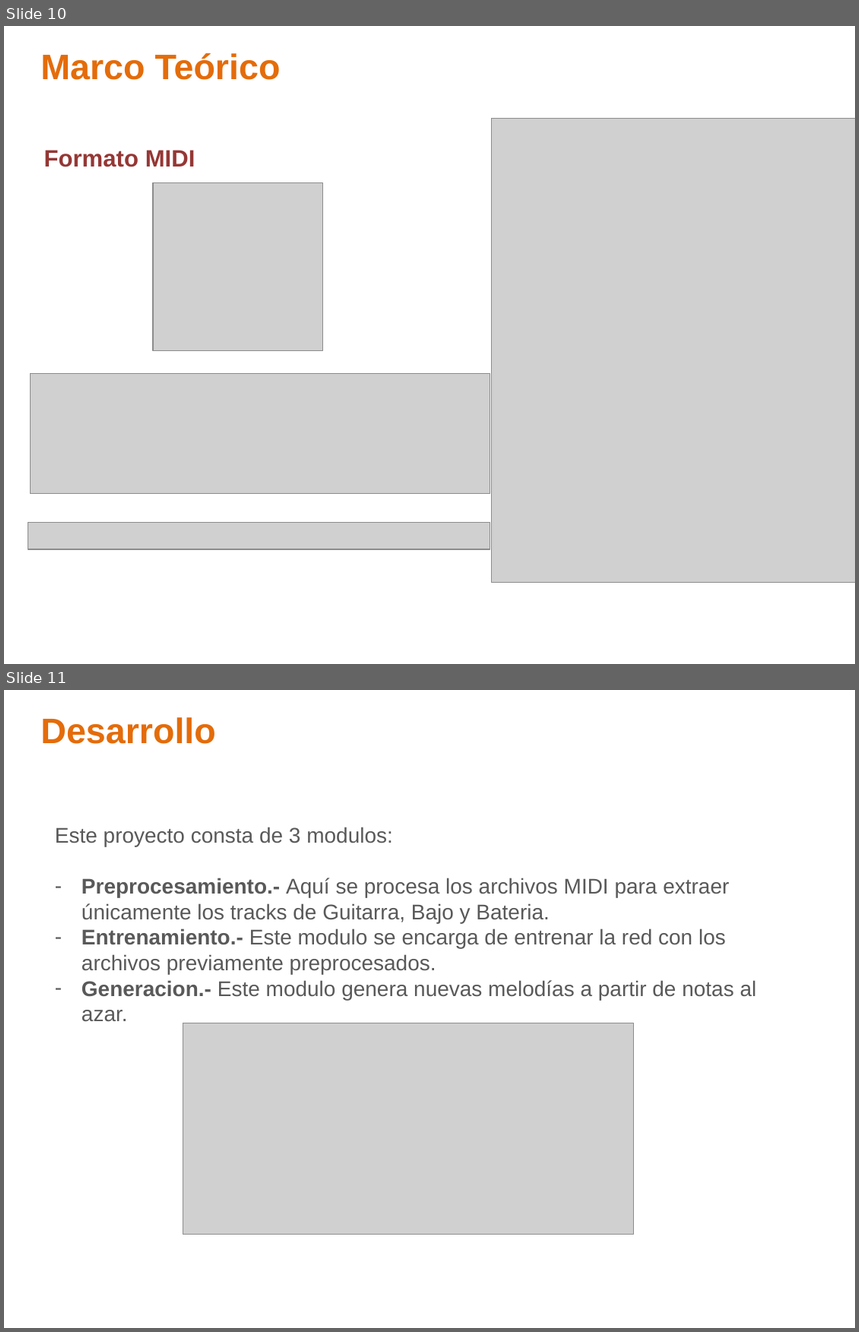
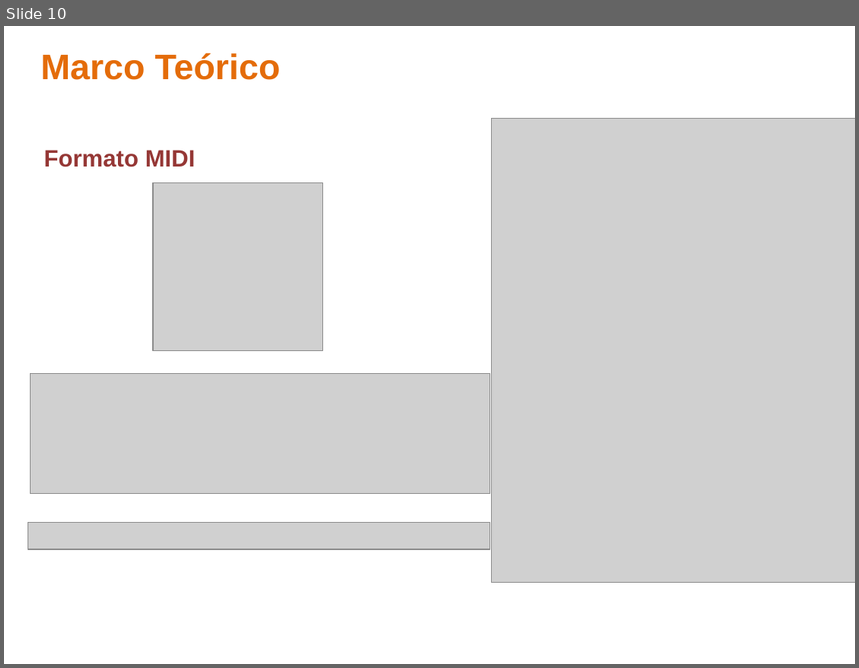
Before and after one commit to ealn/Tesis, a slide deck: Presentacion.pptx. Shown one above the other, each under a label of ours: slides 10 and 11 before the commit, slide 10 after it. The pictures are 859x1332 and 859x668 pixels, drawn with LibreOffice and Linux fonts; fonts in the diff are those of the drawing; grey boxes stand for pictures; background and template pictures are left out. Boxes give left, top, right and bottom in pixels: in the first picture for what was removed or moved away, otherwise in the second. Text is boxed around its words. In the diff, an @@ line names an element or a change of style, - is before the commit and + after.

```diff
--- a/Presentacion.pptx
+++ b/Presentacion.pptx
@@ slide 11 removed at (4,690,855,1328), background picture (left out) @@
@@ text removed at (40,717,216,744) @@
-Desarrollo
@@ text removed at (55,827,757,1022) @@
-Este proyecto consta de 3 modulos:
-– Preprocesamiento.- Aquí se procesa los archivos MIDI para extraer únicamente los tracks de Guitarra, Bajo y Bateria.
-– Entrenamiento.- Este modulo se encarga de entrenar la red con los archivos previamente preprocesados.
-– Generacion.- Este modulo genera nuevas melodías a partir de notas al azar.
@@ picture removed at (183,1024,634,1235) @@
```
Also in this commit, not shown: 9 slides changed, 9 slides added, 3 other slides removed, 6 other files.
